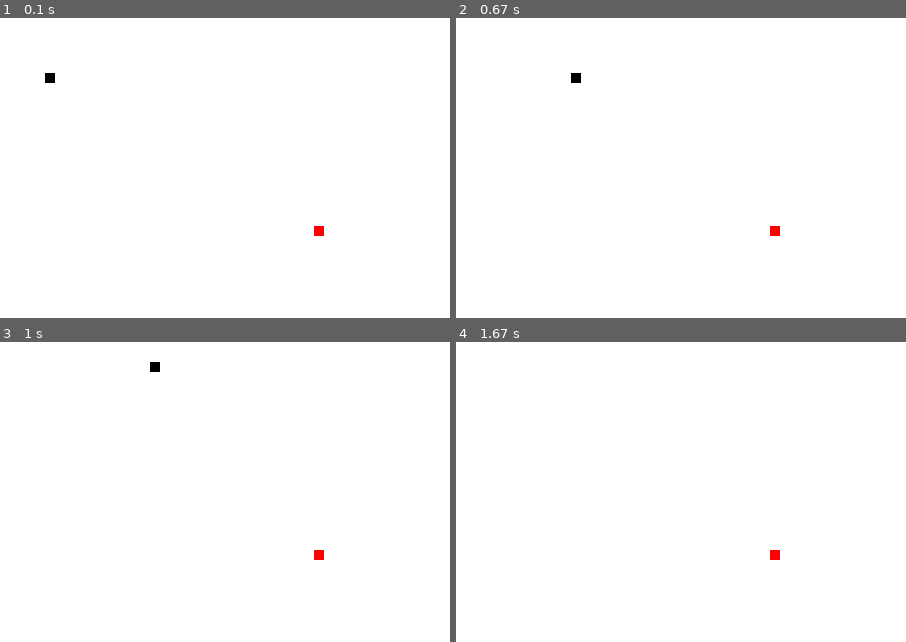
Above: before the commit, frames 1-4 (two rows, left to right).
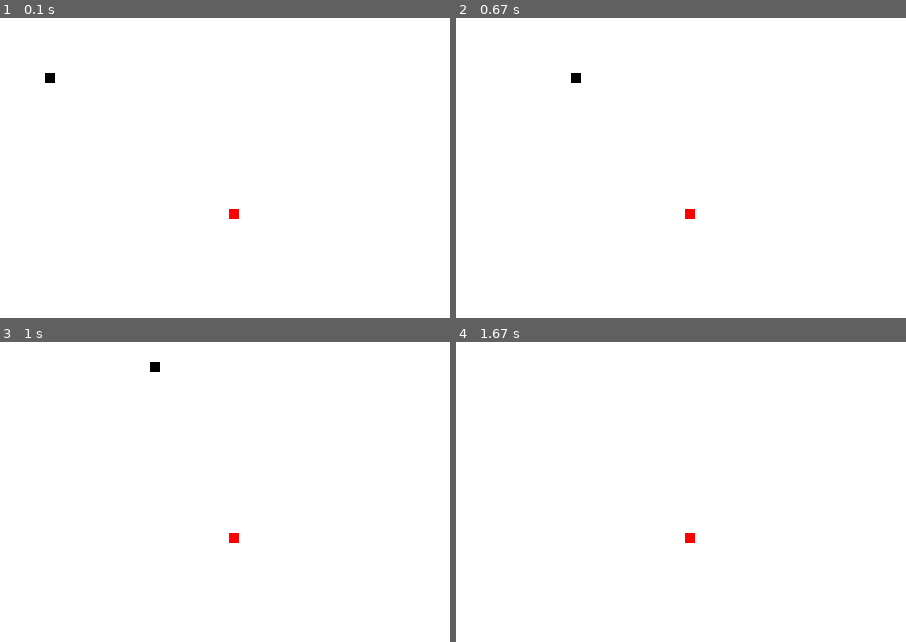
Above: after the commit, the same moments.

Repository: codewithSumit111/pygame_project
Game: pygame game, started from snake1.py
Two runs of this game, one before a commit and one after it. Both use one fixed random seed, a clock stepped at 60 frames per second and the inputs below.
Inputs:
- Up to frame 1 (0.1 s): no input
- Up to frame 2 (0.67 s): hold Right from 0.33 s (still down)
- Up to frame 3 (1 s): release Right at 0.8 s; hold Up from 0.83 s (still down)
- Up to frame 4 (1.67 s): release Up at 1.13 s
The pictures show only the part of the screen within x 0-50%, y 0-50%; the shares and areas given below are measured in that part.
In our replay, the window is 900x600 before the commit and 650x550 after it. These sizes can differ from the game's own. Grey fills any space a smaller window leaves; there, only what the larger window draws over its background counts as a difference.

The runs differ from the first frame. In frame 1, 0.1% of the frame differs, in the area x 50-72%, y 63-73%; in frame 2, 0.1%; in frame 3, 0.1%; in frame 4, 0.1%.

Commit message:
adding Score, replotting of food

Diff:
--- a/snake1.py
+++ b/snake1.py
@@ -8,8 +8,8 @@
 black = (0,0,0)
 
 #creating window
-screen_width = 900
-screen_height = 600
+screen_width = 650
+screen_height = 550
 gameWindow = pygame.display.set_mode((screen_width,screen_height))
 
 #game title
@@ -27,6 +27,7 @@
 food_y = random.randint(20, int(screen_height/2))
 snake_size = 10
 fps = 30
+score = 0
 
 
 clock = pygame.time.Clock()
@@ -51,6 +52,12 @@
 
     snake_x += velocity_x
     snake_y += velocity_y
+
+    if abs(snake_x - food_x)<5 and abs(snake_y - food_y)<5:
+        score += 1
+        print("SCORE: ",score)
+        food_x = random.randint(20, int(screen_width/2))
+        food_y = random.randint(20, int(screen_height/2))
     gameWindow.fill(white)
     pygame.draw.rect(gameWindow, red, [food_x, food_y, snake_size, snake_size])
     pygame.draw.rect(gameWindow, black, [snake_x, snake_y, snake_size, snake_size])
